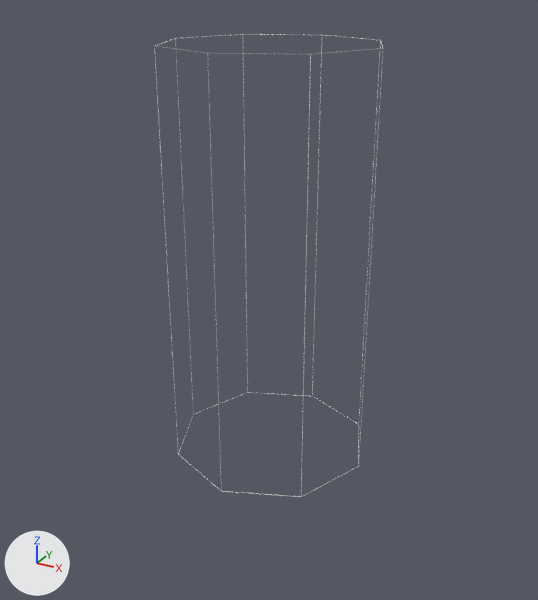
The Blender file assets/external/tunnel.blend as it was, and as the next commit left it.
One viewpoint serves both versions: a camera (50 mm lens) standing at (64.1, -117.6, 90.9) and looking at (0.9, -2.7, 33.5). Arrows for +X, +Y and +Z are at lower left; the lights stay in place.
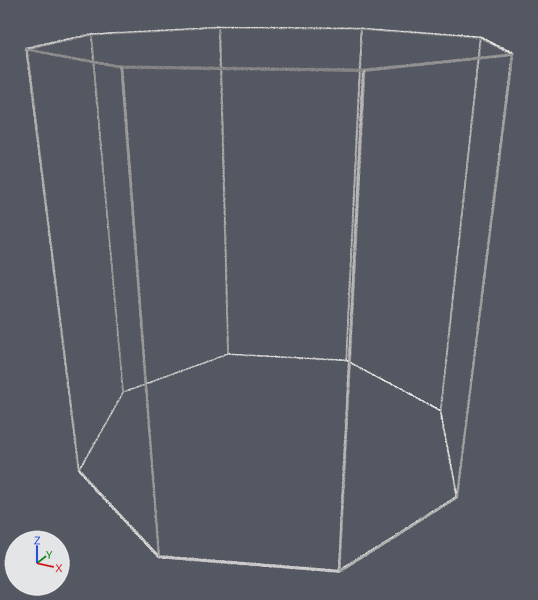
Pixel boxes [x1, y1, x2, y2] of what changed, in the pictures (538 x 600 px):
'Cylinder.001', mesh rescaled, modifiers changed (113% wider, 18% taller)
    before: [154, 34, 383, 497]
    after: [25, 27, 513, 573]

The change, as a diff of the scene's bpy script:
```diff
--- a/assets/external/tunnel.blend.py
+++ b/assets/external/tunnel.blend.py
@@ me_cylinder_001 @@
 me_cylinder_001.from_pydata(...)  # 16 vertices, 10 faces; spans x -20.0..20.0, y -20.0..20.0, z -40.0..40.0
 # used by ob_cylinder_001; location = (0.0, 0.0, 40.0)
+# me_cylinder_001 part 1: the whole mesh is scaled about its middle by (2, 2, 1)
@@ ob_cylinder_001 @@
 _m = ob_cylinder_001.modifiers.new('Wireframe', 'WIREFRAME')
-_m.thickness = 0.1
+_m.thickness = 0.5
```
